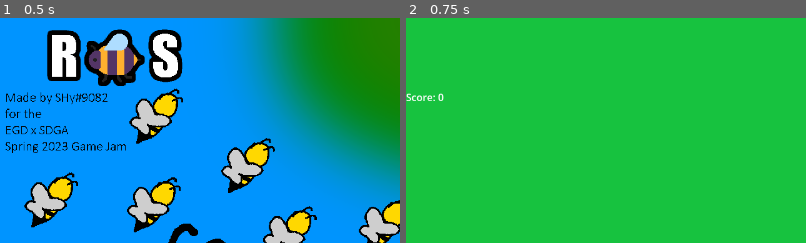
Above: before the commit, frames 1-2 (left to right).
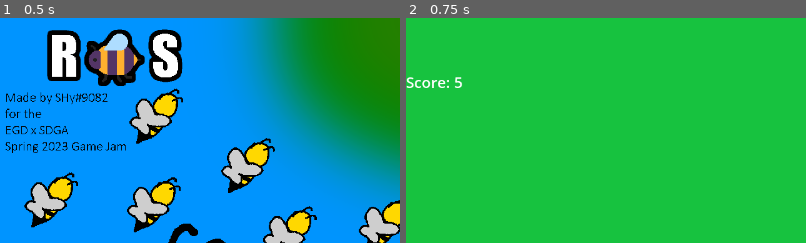
Above: after the commit, the same moments.

Repository: SHyguymoll/EGDxSGDASpring2023
Game: Godot game, scene res://scenes/Main.tscn
Two runs of this game, one before a commit and one after it. Both use one fixed random seed, a clock stepped at 60 frames per second and the inputs below.
Inputs:
- Up to frame 1 (0.5 s): no input
- Up to frame 2 (0.75 s): click "Use Ability" at 0.5 s
The pictures show only the part of the screen within x 0-50%, y 0-50%; the shares and areas given below are measured in that part.

Frame 1 is identical in both runs. In frame 2, 0.5% of the frame differs, in the area x 0-14%, y 26-37%.

Commit message:
Added background music, bumped up HUD font sizes

Diff:
--- a/scenes/Effects/explosion.tscn
+++ b/scenes/Effects/explosion.tscn
@@ -88,4 +88,4 @@
 
 [node name="Boom" type="AudioStreamPlayer2D" parent="."]
 stream = ExtResource("19_vlp5q")
-volume_db = -14.857
+volume_db = -35.187
--- a/scenes/Enemies/evil_bee_normal.tscn
+++ b/scenes/Enemies/evil_bee_normal.tscn
@@ -136,11 +136,11 @@
 
 [node name="Hit" type="AudioStreamPlayer2D" parent="Sounds"]
 stream = ExtResource("14_eodcg")
-volume_db = -14.857
+volume_db = -35.0
 
 [node name="Miss" type="AudioStreamPlayer2D" parent="Sounds"]
 stream = ExtResource("15_wfpag")
-volume_db = -14.857
+volume_db = -35.0
 
 [node name="DetectBox" type="Area2D" parent="."]
 collision_layer = 32
--- a/scenes/Main.tscn
+++ b/scenes/Main.tscn
@@ -7,6 +7,7 @@
 [ext_resource type="Script" path="res://scripts/GameState/Message.gd" id="3_vjut1"]
 [ext_resource type="AudioStream" uid="uid://s2cdym2lhluv" path="res://sound/denied.mp3" id="4_02r1f"]
 [ext_resource type="AudioStream" uid="uid://eo5gqjbvs6w4" path="res://sound/power_up.mp3" id="5_qopw0"]
+[ext_resource type="AudioStream" uid="uid://cpwcfp62o2hdt" path="res://sound/music/Punch Deck - Neon Underworld.mp3" id="8_tkpi2"]
 
 [node name="Stage" type="Node2D"]
 script = ExtResource("1_cthxf")
@@ -173,12 +174,14 @@
 anchors_preset = 0
 offset_top = -1.0
 offset_right = 213.0
-offset_bottom = 122.0
+offset_bottom = 84.0
 
 [node name="CurrentWave" type="Label" parent="GUI/Wave_HUD"]
 layout_mode = 1
 offset_right = 40.0
 offset_bottom = 23.0
+theme_override_font_sizes/font_size = 32
+text = "Current Wave"
 
 [node name="EnemiesLeft" type="Label" parent="GUI/Wave_HUD"]
 layout_mode = 1
@@ -188,15 +191,18 @@
 offset_top = -23.0
 offset_right = 40.0
 grow_vertical = 0
+theme_override_font_sizes/font_size = 28
+text = "Enemies Left"
 
 [node name="Score" type="Label" parent="GUI"]
 anchors_preset = -1
 anchor_top = 0.178
 anchor_bottom = 0.178
-offset_top = -13.28
-offset_right = 52.0
-offset_bottom = 12.72
-grow_vertical = 2
+offset_top = -42.16
+offset_right = 77.0
+offset_bottom = -5.16
+grow_vertical = 2
+theme_override_font_sizes/font_size = 24
 text = "Score: "
 
 [node name="GameplayContainer" type="CanvasLayer" parent="."]
@@ -204,6 +210,10 @@
 
 [node name="Target" parent="GameplayContainer" instance=ExtResource("3_1b7p5")]
 position = Vector2(636, 600)
+
+[node name="BackgroundMusic" type="AudioStreamPlayer" parent="."]
+stream = ExtResource("8_tkpi2")
+volume_db = -30.497
 
 [connection signal="pressed" from="Menu/Node2D/StartGame" to="." method="_on_start_game_pressed"]
 [connection signal="pressed" from="GUI/Bee_Controls/MoveCommander" to="." method="_on_move_commander_pressed"]
--- a/scenes/Player/bee_leader_base.tscn
+++ b/scenes/Player/bee_leader_base.tscn
@@ -206,11 +206,11 @@
 
 [node name="Hit" type="AudioStreamPlayer2D" parent="Sounds"]
 stream = ExtResource("20_ka0rm")
-volume_db = -14.857
+volume_db = -35.0
 
 [node name="Miss" type="AudioStreamPlayer2D" parent="Sounds"]
 stream = ExtResource("21_qb4xy")
-volume_db = -14.857
+volume_db = -35.0
 
 [node name="BeeCreateBar" type="TextureProgressBar" parent="."]
 offset_left = -64.0
--- a/scenes/Player/bee_normal.tscn
+++ b/scenes/Player/bee_normal.tscn
@@ -177,8 +177,8 @@
 
 [node name="Hit" type="AudioStreamPlayer2D" parent="Sounds"]
 stream = ExtResource("18_h2ot4")
-volume_db = -14.857
+volume_db = -35.0
 
 [node name="Miss" type="AudioStreamPlayer2D" parent="Sounds"]
 stream = ExtResource("19_ff3cn")
-volume_db = -14.857
+volume_db = -35.0
--- a/scripts/GameState/Main.gd
+++ b/scripts/GameState/Main.gd
@@ -40,7 +40,7 @@
 var selected_leader : Bee_Leader #A leader that the player has selected, mutually exclusive with selected_building
 var selected_building : Building #A building that the player has selected, mutually exclusive with selected_leader
 var current_target : Target #A target that the player is manipulating
-var honey_points : int = 0
+var honey_points : int = 5
 var hive_placed : Vector2 = Vector2.ZERO
 var modes = ["View", "Movement Marker", "Building Place", "Game Over"]
 var game_portions = ["Tutorial", "Pre Wave", "Incoming Enemies", "During Wave", "Game Over"]
@@ -323,6 +323,7 @@
 			tutorial = -1
 			Message.message("", 0)
 			time_till_next_wave = 0
+			$BackgroundMusic.play()
 			game_portion = "Pre Wave"
 
 # Called every frame. 'delta' is the elapsed time since the previous frame.
--- a/scripts/GameState/building_base.gd
+++ b/scripts/GameState/building_base.gd
@@ -63,9 +63,10 @@
 	health -= dmg
 
 func ability_available():
-	return (len(commanders) <= level) and (spawn_time == spawn_timer)
+	return (len(commanders) <= level) and (spawn_time == spawn_timer) and (worldspace.honey_points >= 5)
 
 func use_ability():
+	worldspace.honey_points -= 5
 	worldspace.spawn_player_bee(create, null, self, global_position)
 	spawn_time = 0
 
Not shown: 1 places in scenes/Main.tscn that only renumber resources
Not shown, added: sound/music/Punch Deck - Neon Underworld.mp3.import
Not shown, added: sound/music/Punch Deck - Neon Underworld.mp3
